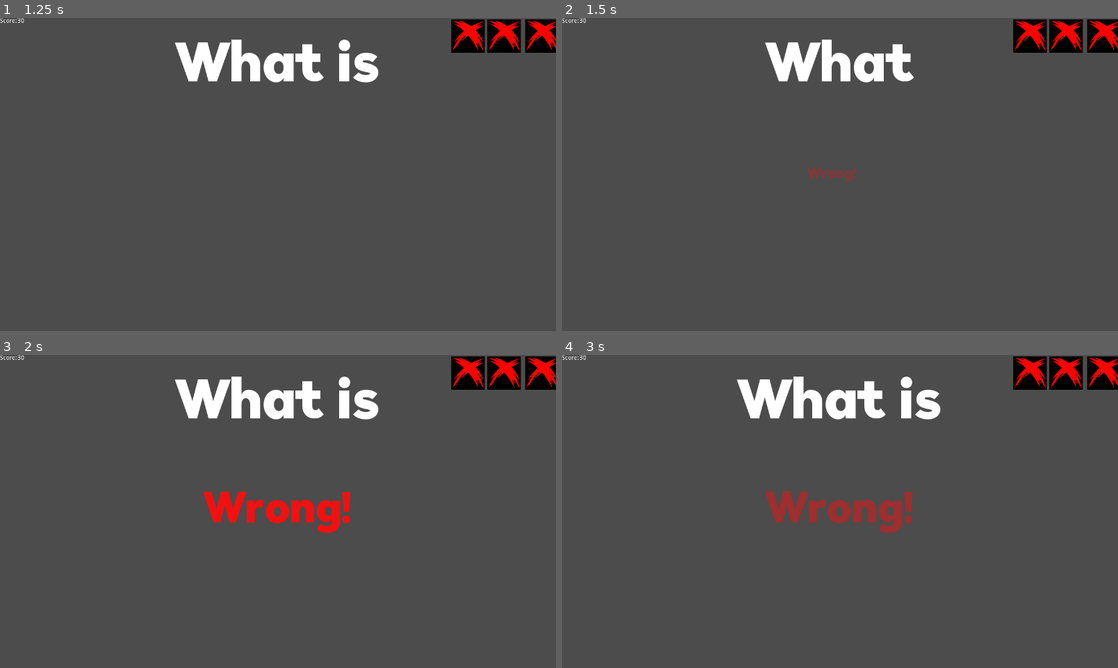
Above: before the commit, frames 1-4 (two rows, left to right).
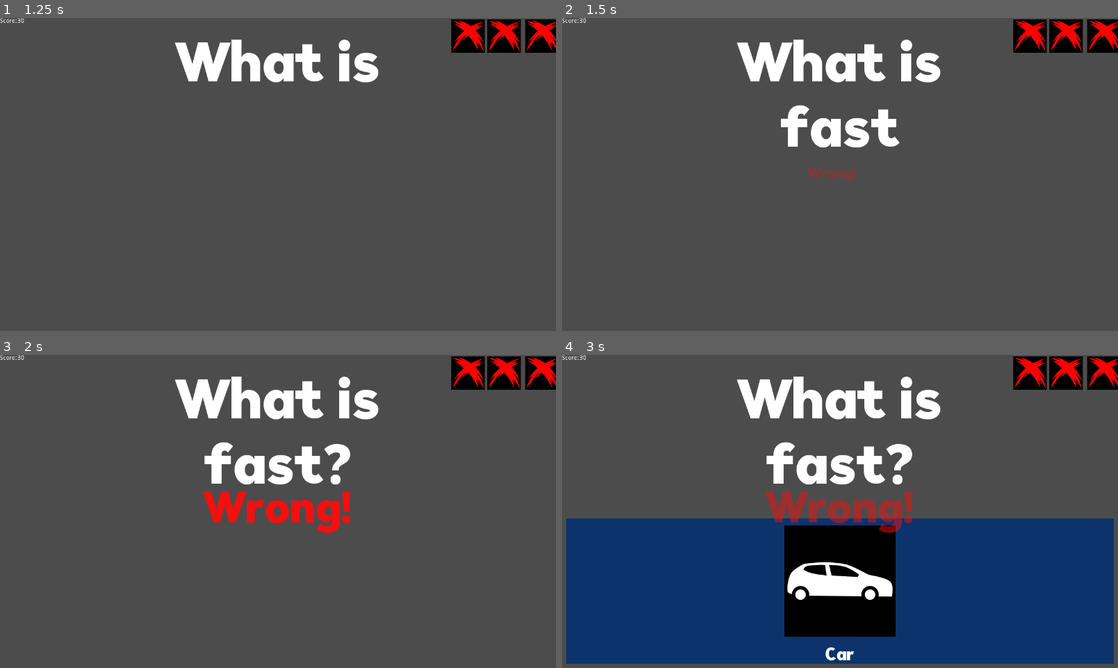
Above: after the commit, the same moments.

Repository: szymon112233/Filmufkapro
Game: Godot game, scene res://Main.tscn
Same seed, same stepped clock (60 frames per second), same inputs: the game is played once before the commit and once after it.
Inputs:
- Up to frame 1 (1.25 s): tap Enter at 0.5 s; hold Right (right_option) from 0.53 s (still down)
- Up to frame 2 (1.5 s): tap Space at 1.25 s; release Right (right_option) at 1.28 s; hold Left (left_option) from 1.28 s (still down)
- Up to frame 3 (2 s): keep holding Left (left_option)
- Up to frame 4 (3 s): release Left (left_option) at 2.03 s; hold Right (right_option) from 2.03 s (still down)

Frame 1 is identical in both runs. In frame 2, 3.9% of the frame differs, in the area x 31-69%, y 6-42%; in frame 3, 1.7%; in frame 4, 47%, in the area x 0-100%, y 27-99%.

Commit message:
Input blocking during wrong or correct animation.

Diff:
--- a/Scripts/QuizManager.gd
+++ b/Scripts/QuizManager.gd
@@ -20,12 +20,17 @@
 var CurrentQuestion: Question
 var mainUIManager
 
+var isDuringWrongOrCorrectAnim = false
+
 func _ready():
 	mainUIManager = get_node(PathToMainUI) as MainUIManager
 	CurrentQuestionIndex = -1;
 	NextTutorialQuestion()
 
 func _input(event):
+	if isDuringWrongOrCorrectAnim:
+		return
+
 	if event.is_action_released("left_option"):
 		MakeChoice(true)
 	elif event.is_action_released("right_option"):
@@ -52,7 +57,12 @@
 func Anwser(isCorrect: bool):
 	print(isCorrect)
 	emit_signal("AnwserPut", isCorrect)
-	#yield(get_tree().create_timer(2.0), "timeout")
+
+	isDuringWrongOrCorrectAnim = true
+	# Hardcoded!
+	yield(get_tree().create_timer(2.0), "timeout")
+	isDuringWrongOrCorrectAnim = false
+
 	NextTutorialQuestion()
 
 func Finish():
